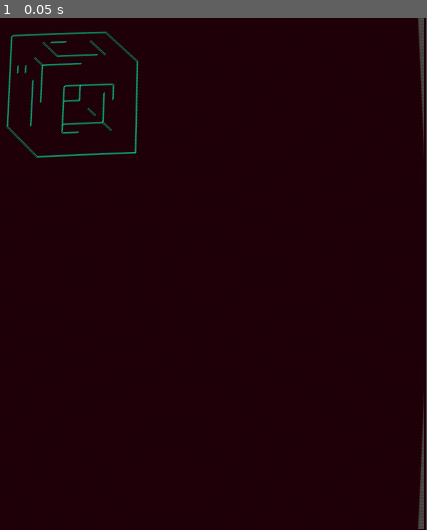
Above: before the commit, frame 1.
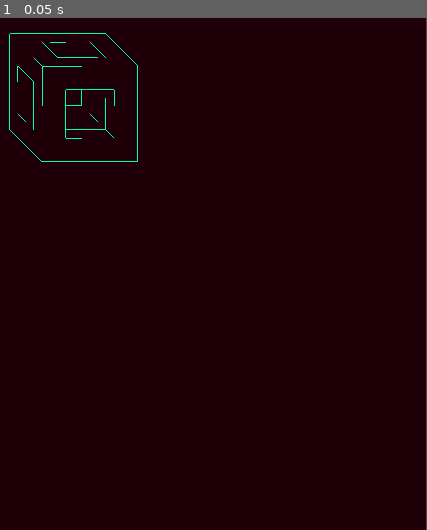
Above: after the commit, the same moment.

Repository: microaeris/ggj-2021
Game: Godot game, scene res://tests/test_renderer.tscn
Same seed, same stepped clock (60 frames per second), same inputs: the game is played once before the commit and once after it. The project has no main scene, so this scene is started directly.
Inputs:
- Up to frame 1 (0.05 s): no input

The runs differ from the first frame. In frame 1, 1.7% of the frame differs, in the area x 1-100%, y 0-100%.

Commit message:
we have achieved 3D cutout cubes.

Diff:
--- a/components/ascii_renderer.tscn
+++ b/components/ascii_renderer.tscn
@@ -11,11 +11,11 @@
 shader_param/screen_width = 1024.0
 shader_param/screen_height = 600.0
 shader_param/BarrelPower = 1.1
-shader_param/color_bleeding = 0.7
-shader_param/bleeding_range_x = 1.5
-shader_param/bleeding_range_y = 1.0
-shader_param/lines_distance = 2.0
-shader_param/scan_size = 2.0
+shader_param/color_bleeding = 1.0
+shader_param/bleeding_range_x = 2.0
+shader_param/bleeding_range_y = 2.0
+shader_param/lines_distance = 4.0
+shader_param/scan_size = 20.0
 shader_param/scanline_alpha = 0.9
 shader_param/lines_velocity = 30.0
 
@@ -54,6 +54,7 @@
 }
 
 [node name="CRTShader" type="TextureRect" parent="."]
+visible = false
 material = SubResource( 1 )
 margin_right = 510.0
 margin_bottom = 511.0
--- a/scripts/map.gd
+++ b/scripts/map.gd
@@ -228,6 +228,59 @@
 		[1, 1, 1, 1],
 	],
 ]
+#var MAP_1_DATA: Array = [  # 3D array of bools. If >0, it means a vowel exists there.
+#	[
+#		[0, 0, 0, 1],
+#		[0, 0, 0, 0],
+#		[0, 0, 0, 0],
+#		[0, 0, 0, 0],
+#	],
+#	[
+#		[0, 0, 0, 1],
+#		[0, 0, 0, 0],
+#		[0, 0, 0, 0],
+#		[0, 0, 0, 0],
+#	],
+#	[
+#		[0, 0, 0, 1],
+#		[0, 0, 0, 0],
+#		[0, 0, 0, 0],
+#		[0, 0, 0, 0],
+#	],
+#	[
+#		[0, 0, 0, 1],
+#		[0, 0, 0, 1],
+#		[0, 0, 0, 1],
+#		[0, 0, 0, 1],
+#	],
+#]
+#var MAP_1_DATA: Array = [  # 3D array of bools. If >0, it means a vowel exists there.
+#	[
+#		[1, 1, 1, 1],
+#		[0, 0, 0, 1],
+#		[0, 0, 0, 1],
+#		[0, 0, 0, 1],
+#	],
+#	[
+#		[1, 0, 0, 1],
+#		[0, 0, 0, 0],
+#		[0, 0, 0, 0],
+#		[0, 0, 0, 1],
+#	],
+#	[
+#		[1, 0, 0, 1],
+#		[0, 0, 0, 0],
+#		[0, 0, 0, 0],
+#		[0, 0, 0, 1],
+#	],
+#	[
+#		[1, 1, 1, 1],
+#		[0, 0, 0, 1],
+#		[0, 0, 0, 1],
+#		[0, 0, 0, 1],
+#	],
+#]
+
 const MAP_1_POI = [[[0, 0, 0, 0, 0, 0, 0, 0], [0, 0, 0, 0, 0, 0, 0, 0], [0, 0, 0, 0, 0, 0, 0, 0], [0, 0, 0, 0, 0, 0, 0, …(641 unchanged characters)…
 const MAP_1_FLAG = Vector3(5, 3, 5)
 
--- a/scripts/renderer.gd
+++ b/scripts/renderer.gd
@@ -291,6 +291,7 @@
 	_fix_vert_interior_lines(pos, map_pos)
 	_fix_left_l_corner(pos, map_pos)  # Special case
 	_fix_right_l_corner(pos, map_pos)  # Special case
+	_fix_backwards_l_corner(pos, map_pos)  # Special case
 
 	return true
 
@@ -314,6 +315,7 @@
 	_fix_left_l_corner(pos, map_pos)  # Special case
 	_fix_flat_left_l_corner(pos, map_pos)  # Special case
 	_fix_right_t_corner(pos, map_pos)  # Special case
+	_fix_backwards_l_corner(pos, map_pos)  # Special case
 	return true
 
 
@@ -380,6 +382,7 @@
 	_fix_diag_interior_lines(pos, map_pos)
 	_fix_vert_interior_lines(pos, map_pos)
 	_fix_flat_right_t_corner(pos, map_pos)  # Special case
+	_fix_backwards_t_corner(pos, map_pos)  # Special case
 
 	return true
 
@@ -443,6 +446,7 @@
 	_fix_vert_interior_lines(pos, map_pos)
 	_fix_flat_right_l_corner(pos, map_pos)  # Special case
 	_fix_right_t_corner(pos, map_pos)  # Special case
+	_fix_backwards_t_corner(pos, map_pos)  # Special case
 
 	return true
 
@@ -618,7 +622,7 @@
 			# Draw in new interior lines
 			for i in range(num_interior_vert_lines):
 				screen_buffer[screen_pos.y][screen_pos.x] = CHAR_RIGHT_BAR
-				screen_pos.x += 1
+				screen_pos.y += 1
 
 
 #	 ____
@@ -698,6 +702,63 @@
 			var offset_pos_to_interior_line: Vector2 = Vector2(4, 5)  # Constant
 			var screen_pos = pos + offset_pos_to_interior_line
 			screen_buffer[screen_pos.y][screen_pos.x] = CHAR_RIGHT_BAR
+
+
+#	   ___
+#	 _|\__\
+#	|*||  |
+#	 \ |  |
+# 	  \|__|
+func _fix_backwards_l_corner(pos: Vector2, map_pos: Vector3) -> void:
+	# If there is not a block behind and there is a block behind and below...
+	var temp: Vector3 = map_pos + Vector3(0, -1, -1)
+	if $Map.is_valid_pos(temp):
+		if $Map.voxel_exists_at_pos(temp) and \
+			not $Map.is_there_block_behind(map_pos):
+			var offset_pos_to_interior_line: Vector2 = Vector2(-1, 2)  # Constant
+			var screen_pos = pos + offset_pos_to_interior_line
+			var num_interior_diag_lines = count_y_edge(temp) - 1
+			if num_interior_diag_lines > 0:
+				# Draw in new interior lines
+				for i in range(num_interior_diag_lines):
+					screen_buffer[screen_pos.y][screen_pos.x] = CHAR_DIAG
+					screen_pos.x -= 1
+					screen_pos.y -= 1
+
+#	 __
+#	|\  \
+#	\ \__\
+#	 *| x|
+#	 *|  |
+#	 \|__|
+# add to cases where we're adding top and in front (2 cases)
+func _fix_backwards_t_corner(pos: Vector2, map_pos: Vector3) -> void:
+	# If there is not a block behind and below...
+	var temp: Vector3 = map_pos + Vector3(0, -1, -1)
+	if $Map.is_valid_pos(temp):
+		if not $Map.voxel_exists_at_pos(temp):
+			# var offset_pos_to_interior_line: Vector2 = Vector2(-1, 2)  # Constant
+			# var screen_pos = pos + offset_pos_to_interior_line
+			# var num_interior_diag_lines = count_y_edge(temp) - 1
+			# if num_interior_diag_lines > 0:
+			# 	# Draw in new interior lines
+			# 	for i in range(num_interior_diag_lines):
+			# 		screen_buffer[screen_pos.y][screen_pos.x] = CHAR_DIAG
+			# 		screen_pos.x -= 1
+			# 		screen_pos.y -= 1
+
+			# Just draw two small lines manually lol
+			var offset_pos_to_interior_line: Vector2 = Vector2(0, 3)  # Constant
+			var screen_pos = pos + offset_pos_to_interior_line
+			screen_buffer[screen_pos.y][screen_pos.x] = CHAR_DIAG
+
+			var temp_2: Vector3 = map_pos + Vector3(0, 0, -1)
+			var num_interior_vert_lines: int = count_z_edge(temp_2) - 1
+			offset_pos_to_interior_line = Vector2(0, 4)
+			screen_pos = pos + offset_pos_to_interior_line
+			for i in range(num_interior_vert_lines):
+				screen_buffer[screen_pos.y][screen_pos.x] = CHAR_RIGHT_BAR
+				screen_pos.y += 1
 
 
 # drew the wrong corner...
